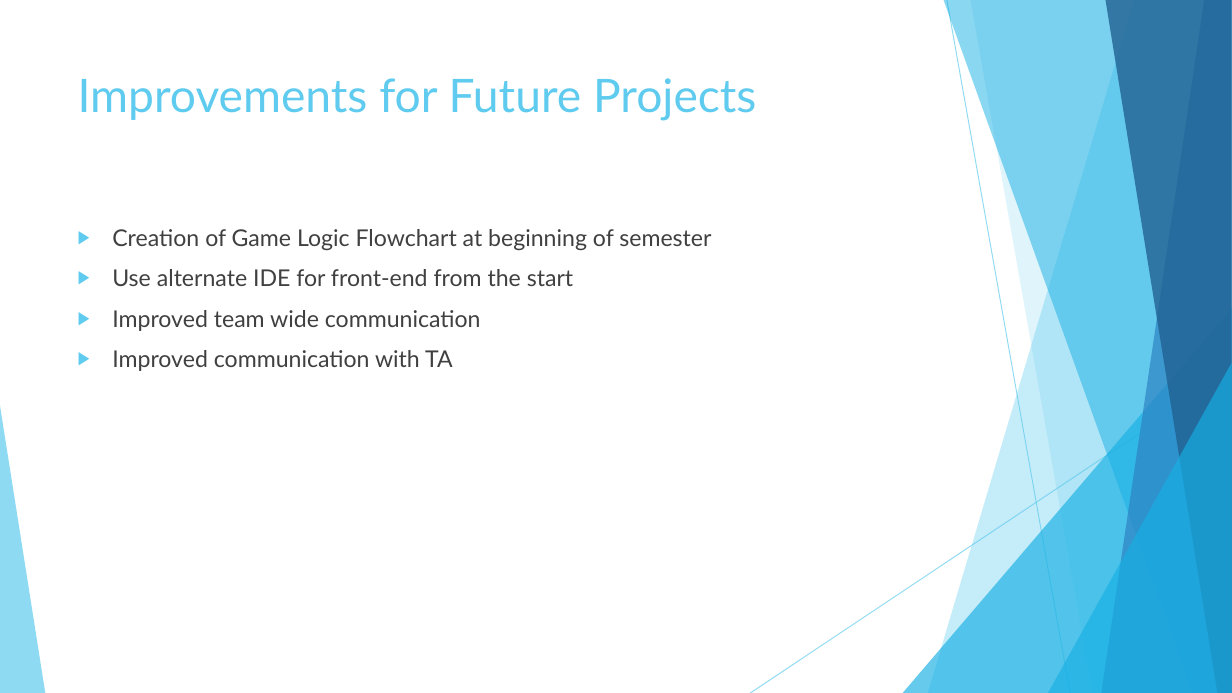
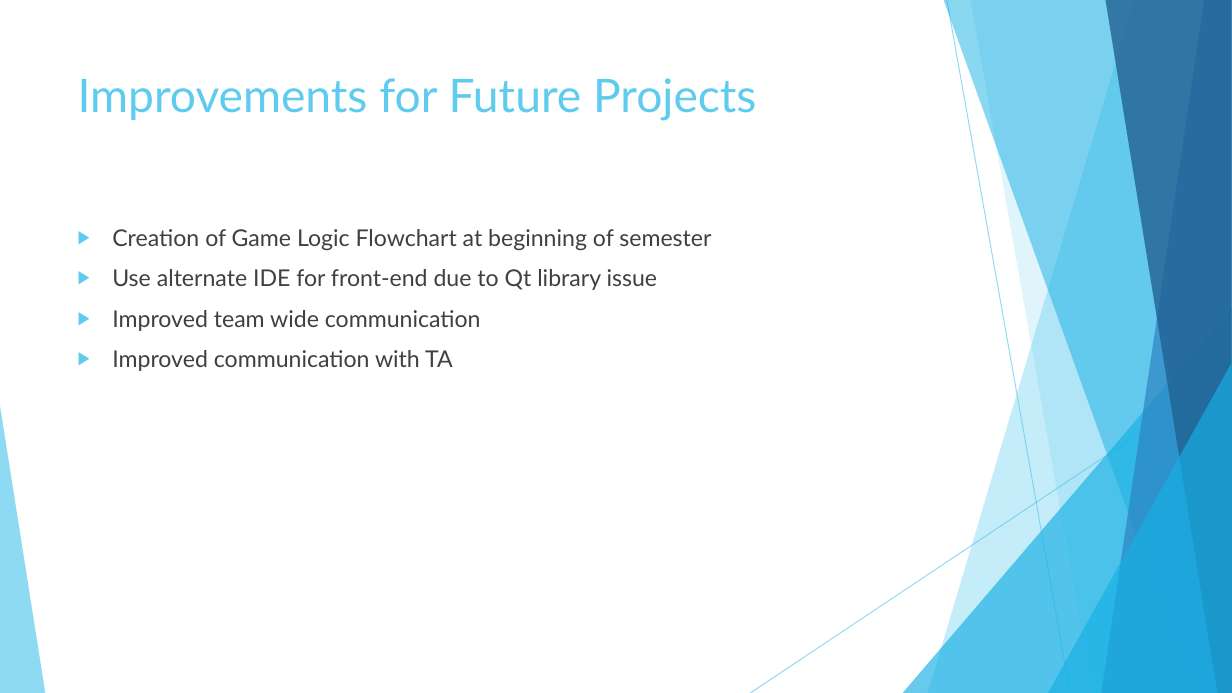
Before and after one commit to fazeelabbasi/CRASH, a slide deck: slide 11 of docs/CMPE 320 Final Group Presentation.pptx (slide 10 before the commit). Drawn at 1232x693 pixels with LibreOffice and Linux fonts; fonts in the diff are those of the drawing. Boxes give left, top, right and bottom in pixels: in the first picture for what was removed or moved away, otherwise in the second. Text is boxed around its words. In the diff, an @@ line names an element or a change of style, - is before the commit and + after.

```diff
--- a/docs/CMPE 320 Final Group Presentation.pptx
+++ b/docs/CMPE 320 Final Group Presentation.pptx
@@ text at (112,269,658,290): text changed @@
-▶ Use alternate IDE for front-end from the start
+▶ Use alternate IDE for front-end due to Qt library issue
```
Also in this commit, not shown: 5 other slides changed, 3 slides added, 2 slides removed, 5 other files.
